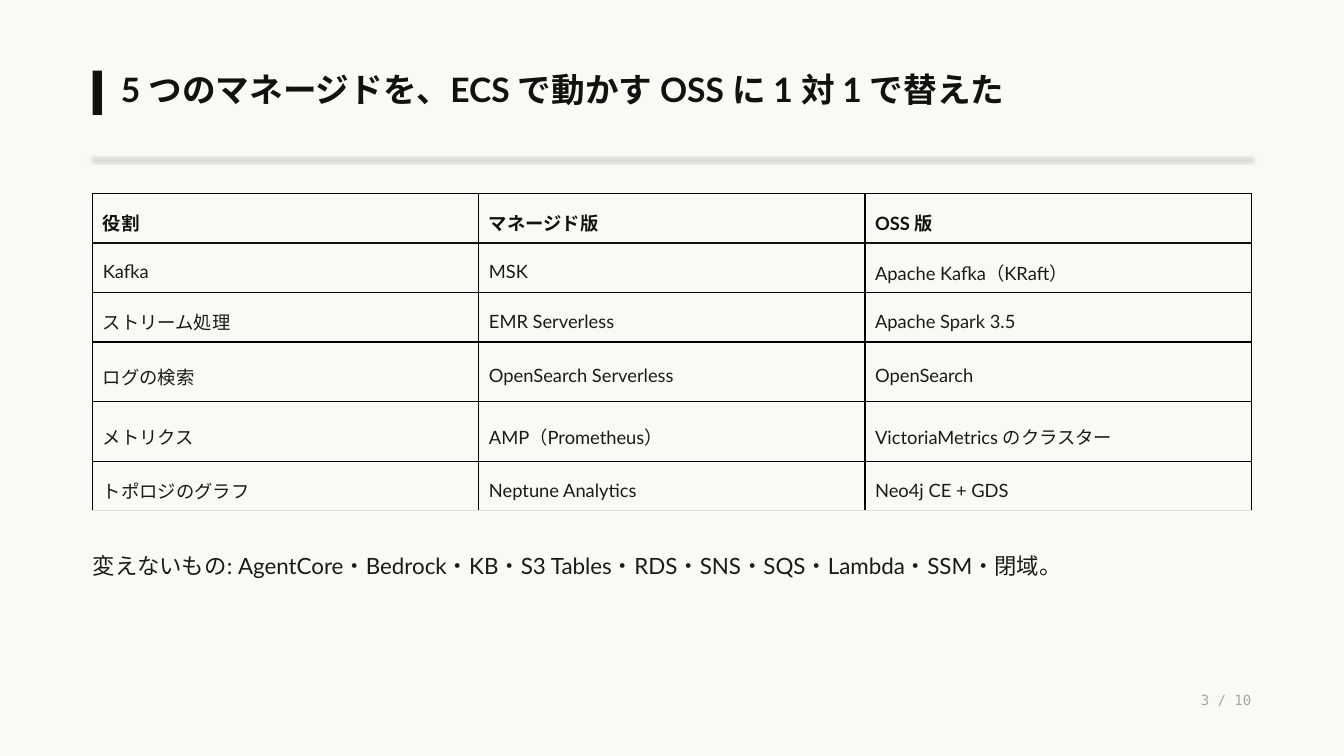
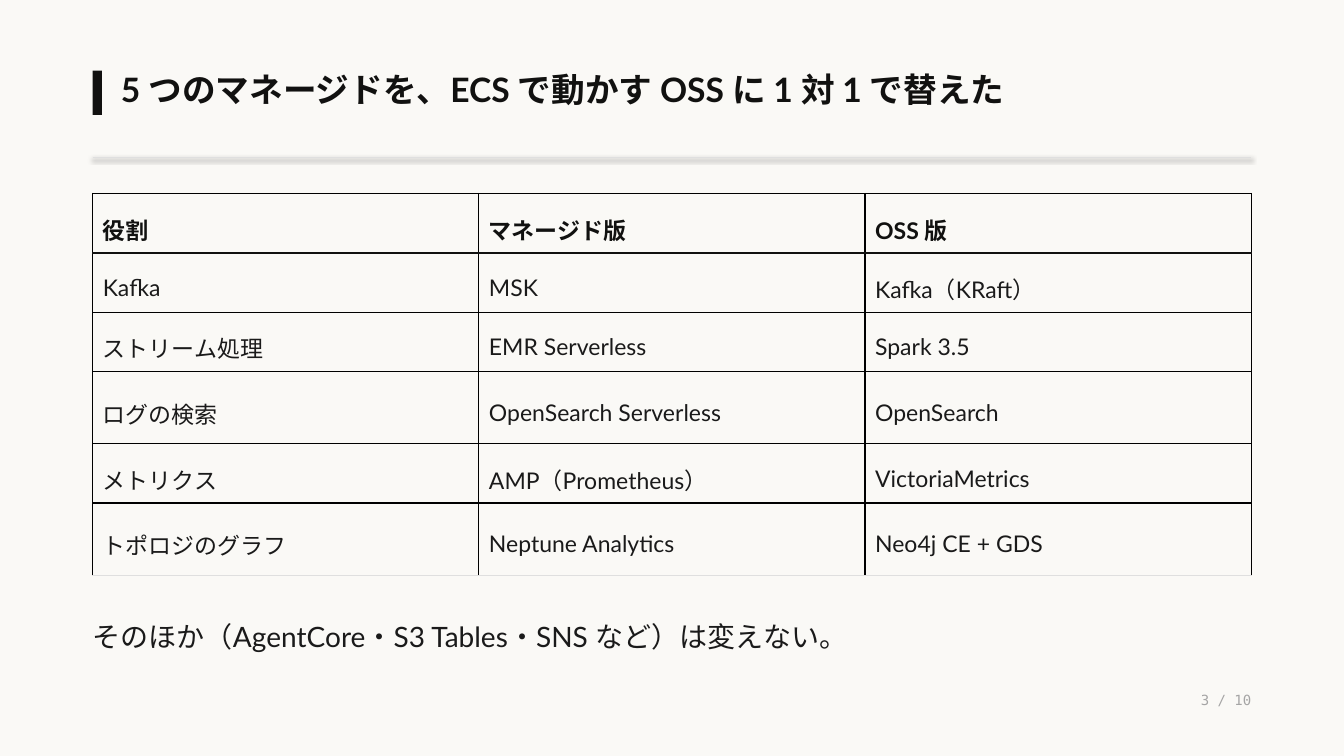
Before and after one commit to eddie-eights/nwc-poc, a slide deck: slide 3 of docs/architecture-oss.pptx. Drawn at 1344x756 pixels with LibreOffice and Linux fonts; fonts in the diff are those of the drawing. Boxes give left, top, right and bottom in pixels: in the first picture for what was removed or moved away, otherwise in the second. Text is boxed around its words. In the diff, an @@ line names an element or a change of style, - is before the commit and + after.

```diff
--- a/docs/architecture-oss.pptx
+++ b/docs/architecture-oss.pptx
@@ table at (x1=93, y1=194, x2=1251, y2=576) @@
-row 2, column 3: Apache Kafka（KRaft）
+row 2, column 3: Kafka（KRaft）
-row 3, column 3: Apache Spark 3.5
+row 3, column 3: Spark 3.5
-row 5, column 3: VictoriaMetrics のクラスター
+row 5, column 3: VictoriaMetrics
@@ size 13.1 to 16.4 pt in "役割", "マネージド版", "OSS 版", "Kafka" and 11 more places @@
@@ text at (x1=93, y1=623, x2=847, y2=652): text changed; size 16 to 20 pt @@
-変えないもの: AgentCore・Bedrock・KB・S3 Tables・RDS・SNS・SQS・Lambda・SSM・閉域。
+そのほか（AgentCore・S3 Tables・SNS など）は変えない。
```
Also in this commit, not shown: 8 other slides changed, 1 other file.
